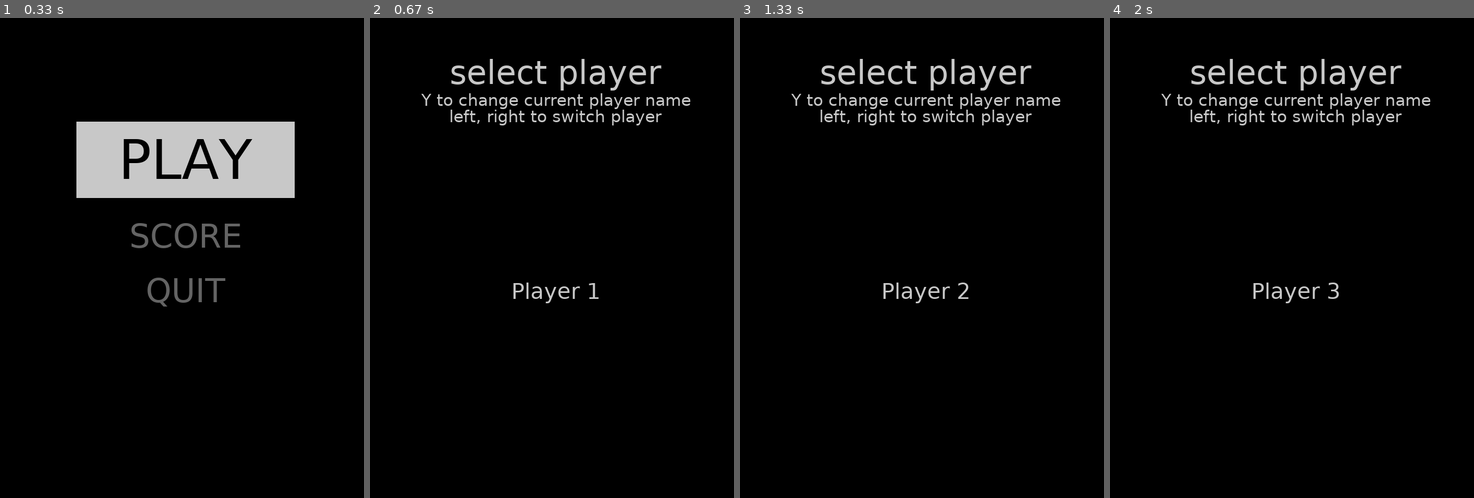
Above: before the commit, frames 1-4 (left to right).
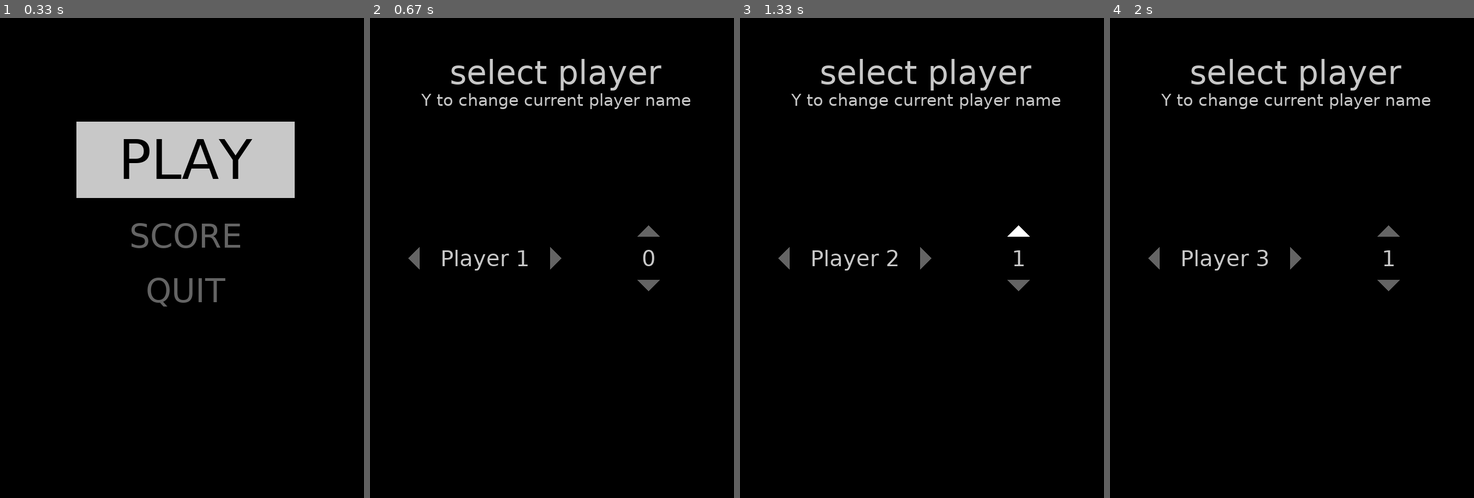
Above: after the commit, the same moments.

Repository: goserg/Tetris_pygame
Game: pygame game, started from src/main.py
Same seed, same stepped clock (60 frames per second), same inputs: the game is played once before the commit and once after it.
Inputs:
- Up to frame 1 (0.33 s): no input
- Up to frame 2 (0.67 s): tap Esc at 0.33 s
- Up to frame 3 (1.33 s): hold Right 0.67-1.13 s; hold Up from 1.17 s (still down)
- Up to frame 4 (2 s): release Up at 1.47 s; hold Right 1.5-1.97 s

Frame 1 is identical in both runs. In frame 2, 1.4% of the frame differs, in the area x 10-81%, y 19-60%; in frame 3, 1.4%; in frame 4, 1.4%.

Commit message:
added starting level option

Diff:
--- a/src/settings/settings.py
+++ b/src/settings/settings.py
@@ -2,7 +2,7 @@
 
 # game
 name = "Tetris"
-version = "0.5-dev-alpha"
+version = "0.6-dev-alpha"
 fps_cap = 60
 speed = 48  # 1 - maximum
 auto_shift = 6
--- a/src/stats/level.py
+++ b/src/stats/level.py
@@ -17,6 +17,8 @@
 
 def set_level(lines):
     global level
+    if level > lines // 10:
+        return
     level = lines // 10
     if level < len(LEVELS):
         s.speed = LEVELS[level]
--- /dev/null
+++ b/src/ui/arrow.py
@@ -0,0 +1,47 @@
+from utils.window_manager import window
+import utils.controller as controller
+import settings.settings as s
+import pygame
+
+
+class Arrow:
+    def __init__(self, x, y, size, horizontal=True, flip=False, tag=None):
+        self.x = x
+        self.y = y
+        self.size = size
+        self.color = (100, 100, 100)
+        self.selected = False
+        self.flip = flip
+        self.horizontal = horizontal
+        self.tag = tag
+
+    def update(self):
+        """
+
+        :return True: if updated
+        """
+        if self.tag:
+            if controller.pressed[self.tag]:
+                self.color = (255, 255, 255)
+                return True
+            else:
+                if self.color != (100, 100, 100):
+                    self.color = (100, 100, 100)
+                    return True
+        return False
+
+    def draw(self):
+        x = self.x * s.scale
+        y = self.y * s.scale
+        size = self.size * s.scale
+
+        if self.horizontal:
+            pygame.draw.polygon(window, self.color,
+                                ((x, y + size / 2),
+                                 (x, y - size / 2),
+                                 (x + (size if self.flip else -size) / 2, y)))
+        else:
+            pygame.draw.polygon(window, self.color,
+                                ((x - size / 2, y),
+                                 (x + size / 2, y),
+                                 (x, y + (size if self.flip else -size) / 2)))
--- a/src/ui/button.py
+++ b/src/ui/button.py
@@ -1,4 +1,3 @@
-from utils.window_manager import window
 import settings.settings as s
 import pygame
 
--- a/src/ui/start_menu.py
+++ b/src/ui/start_menu.py
@@ -1,9 +1,12 @@
 import stats.high_score as save
 import utils.controller as controller
 from ui.text import Text
+from ui.arrow import Arrow
 import settings.settings as s
 
 from ui.name_input import NameInput
+
+import stats.level
 
 
 class StartMenu:
@@ -11,12 +14,18 @@
         self.move_timer = 0
         self.text = Text("select player", (200, 200, 200), 30, s.win_w / 2, 50)
         self.text2 = Text("Y to change current player name", (200, 200, 200), 15, s.win_w / 2, 75)
-        self.text3 = Text("left, right to switch player", (200, 200, 200), 15, s.win_w / 2, 90)
 
         self.name_index = 0
-        self.player = Text(save.table.players[self.name_index], (200, 200, 200), 20, s.win_w / 2, 250)
+        self.player = Text(save.table.players[self.name_index], (200, 200, 200), 20, s.win_w / 4 + 20, s.win_h / 2)
         self.name_input = NameInput()
         self.name_input_enabled = False
+        self.start_level = Text("0", (200, 200, 200), 20, s.win_w * 3 / 4, s.win_h / 2)
+
+        self.ar1 = Arrow(s.win_w * 3 / 4, s.win_h / 2 - 20, 20, horizontal=False, flip=False, tag="Up")
+        self.ar2 = Arrow(s.win_w * 3 / 4, s.win_h / 2 + 20, 20, horizontal=False, flip=True, tag="Down")
+        self.ar3 = Arrow(s.win_w / 4 - 60 + 20, s.win_h / 2, 20, horizontal=True, flip=False, tag="Left")
+        self.ar4 = Arrow(s.win_w / 4 + 60 + 20, s.win_h / 2, 20, horizontal=True, flip=True, tag="Right")
+        self.arrows = [self.ar1, self.ar2, self.ar3, self.ar4]
 
     def update(self):
         """
@@ -46,6 +55,14 @@
                 if self.name_index < 0:
                     self.name_index = len(save.table.players) - 1
                 self.player.text = save.table.players[self.name_index]
+            elif controller.just_pressed["Up"]:
+                self.start_level.text = str(int(self.start_level.text) + 1)
+                if int(self.start_level.text) > 30:
+                    self.start_level.text = "0"
+            elif controller.just_pressed["Down"]:
+                self.start_level.text = str(int(self.start_level.text) - 1)
+                if int(self.start_level.text) < 0:
+                    self.start_level.text = "30"
             elif controller.is_Y_pressed():
                 self.name_input_enabled = True
                 self.name_input.set_name(self.player.text)
@@ -54,7 +71,11 @@
                 self.name_input_enabled = False
                 return 9
             elif controller.just_pressed["Start"]:
+                stats.level.set_level(int(self.start_level.text)*10)
                 return 1
+        for i in self.arrows:
+            if i.update():
+                return 2
 
         if all(not value for value in controller.just_pressed.values()):
             return 0
@@ -63,9 +84,13 @@
     def draw(self):
         self.text.draw()
         self.text2.draw()
-        self.text3.draw()
+
+        self.start_level.draw()
 
         self.player.draw()
 
         if self.name_input_enabled:
             self.name_input.draw()
+
+        for i in self.arrows:
+            i.draw()
